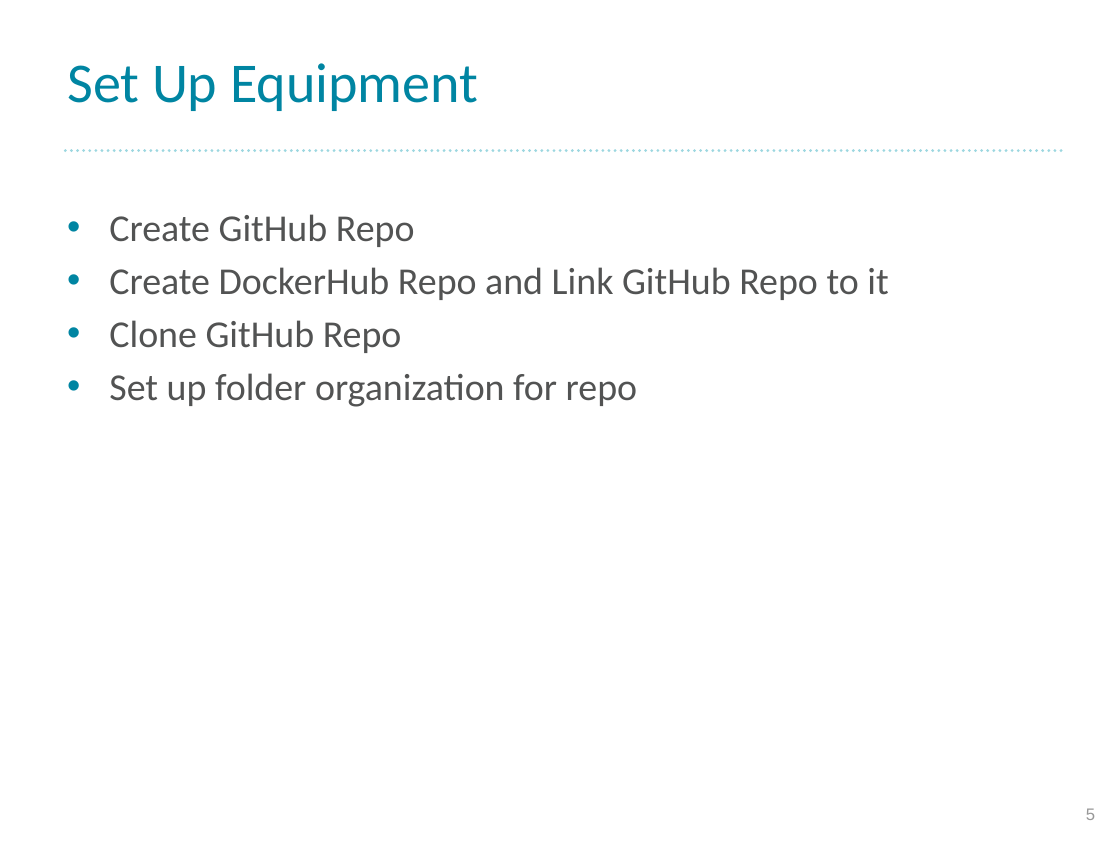
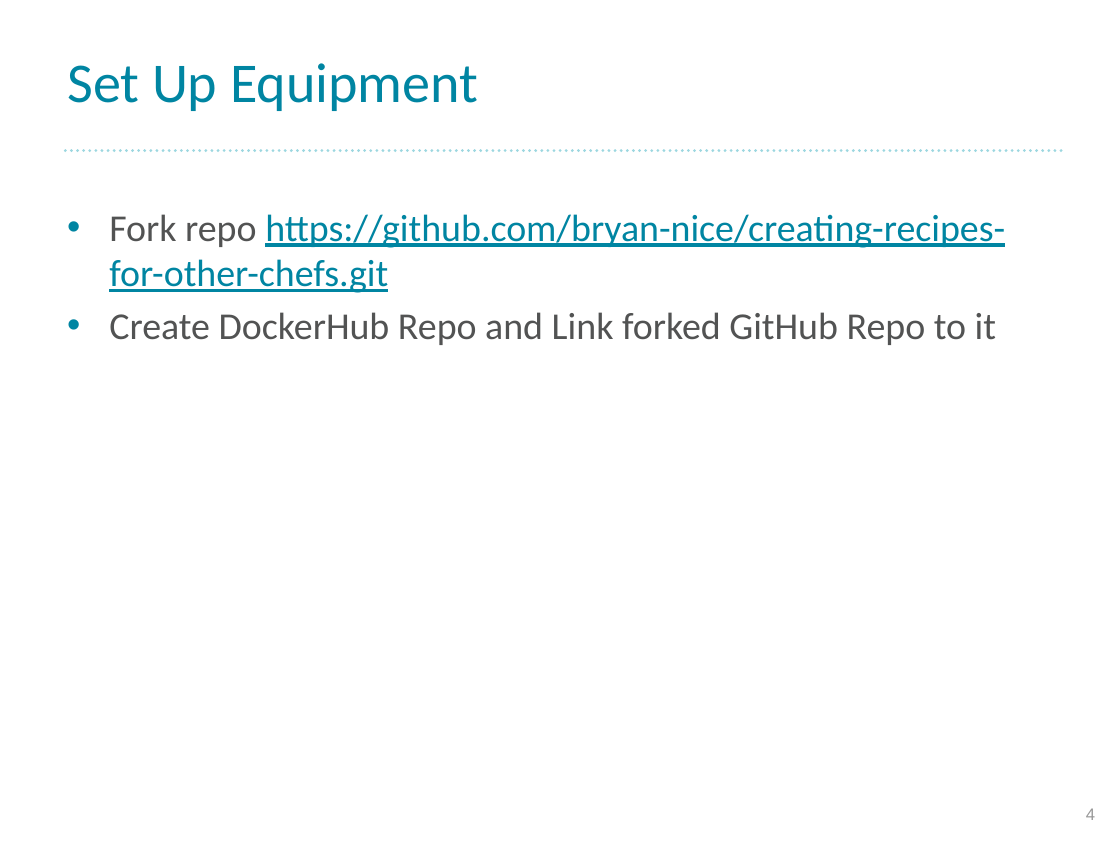
Before and after one commit to morizono/creating-recipes-for-other-chefs, a slide deck: slide 4 of documents/creating-recipes-for-other-chefs.pptx (slide 5 before the commit). Drawn at 1120x847 pixels with LibreOffice and Linux fonts; fonts in the diff are those of the drawing; background and template pictures are left out. Boxes give left, top, right and bottom in pixels: in the first picture for what was removed or moved away, otherwise in the second. Text is boxed around its words. In the diff, an @@ line names an element or a change of style, - is before the commit and + after.

```diff
--- a/documents/creating-recipes-for-other-chefs.pptx
+++ b/documents/creating-recipes-for-other-chefs.pptx
@@ text at (109,214,1005,345): text changed; text colour #525353 to #0085A2 @@
-• Create GitHub Repo
-• Create DockerHub Repo and Link GitHub Repo to it
-• Clone GitHub Repo
-• Set up folder organization for repo
+• Fork repo https://github.com/bryan-nice/creating-recipes-for-other-chefs.git
+• Create DockerHub Repo and Link forked GitHub Repo to it
@@ page number at (1086,808,1095,820): text changed @@
-5
+4
```
Also in this commit, not shown: 8 other slides changed, 1 other file.
